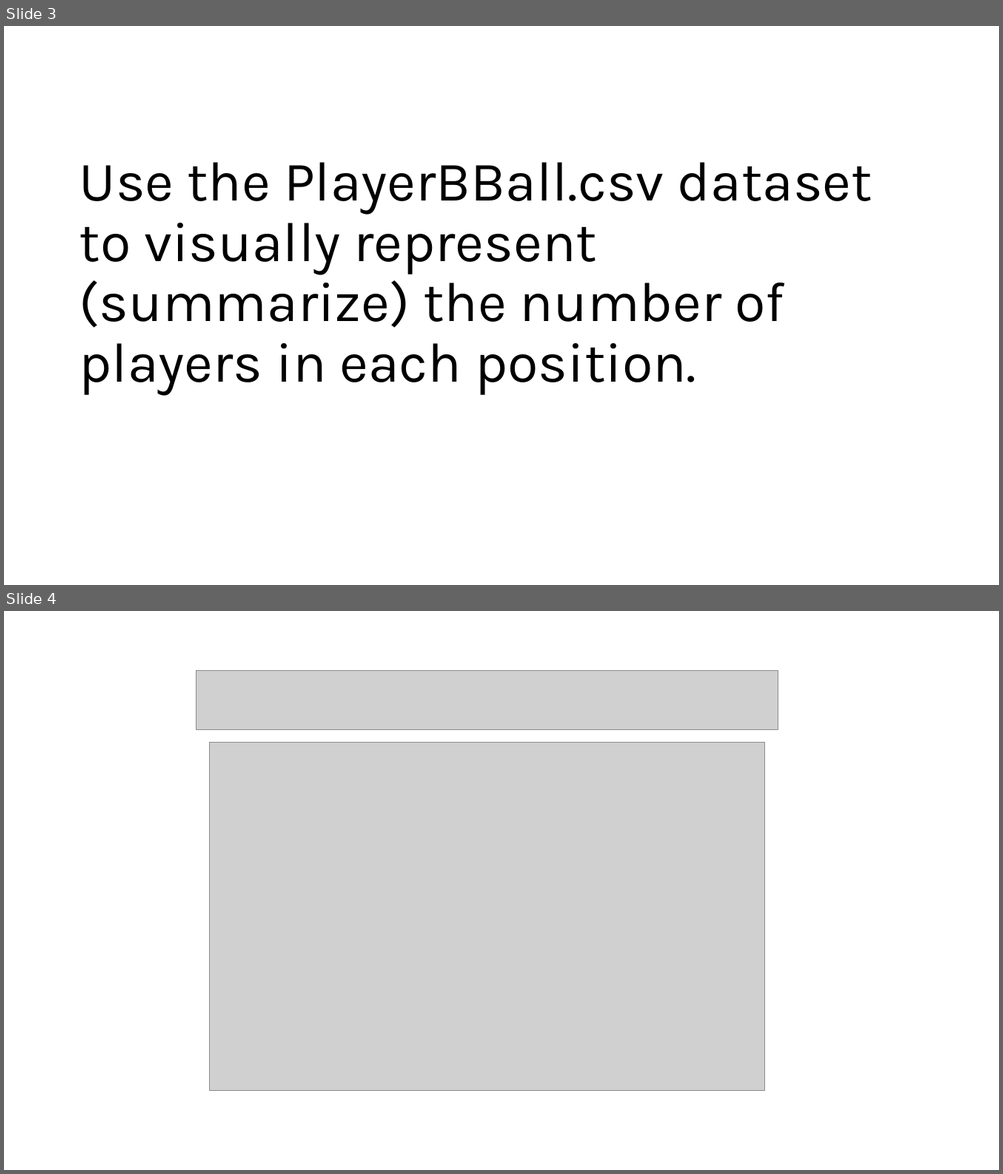
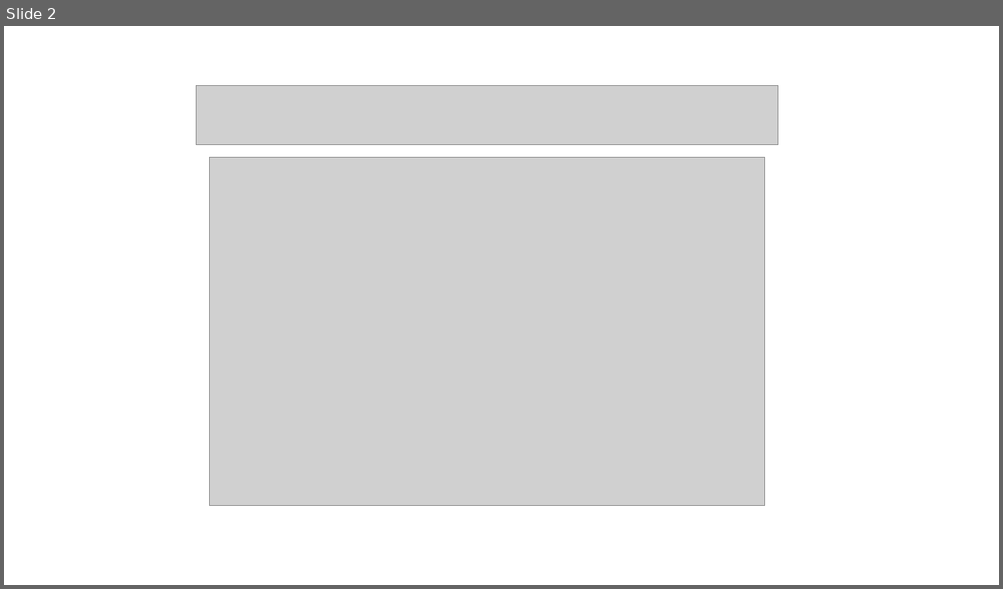
Before and after one commit to Iwestlauer/doing_data_science, a slide deck: Unit 2 Visualization/Isabella_Westlauer_FLS_Unit2.pptx. Shown one above the other, each under a label of ours: slides 3 and 4 before the commit, slide 2 after it. The pictures are 1003x1174 and 1003x589 pixels, drawn with LibreOffice and Linux fonts; fonts in the diff are those of the drawing; grey boxes stand for pictures. Boxes give left, top, right and bottom in pixels: in the first picture for what was removed or moved away, otherwise in the second. Text is boxed around its words. In the diff, an @@ line names an element or a change of style, - is before the commit and + after.

```diff
--- a/Unit 2 Visualization/Isabella_Westlauer_FLS_Unit2.pptx
+++ b/Unit 2 Visualization/Isabella_Westlauer_FLS_Unit2.pptx
@@ slide 3 removed at box(4, 26, 999, 585), background #FFFFFF @@
@@ title removed at box(79, 162, 872, 396) @@
-Use the PlayerBBall.csv dataset to visually represent (summarize) the number of players in each position.
@@ what was slide 4 is now slide 2 @@
```
Also in this commit, not shown: 2 slides changed, 4 slides added, 12 other slides removed, 1 other file.
